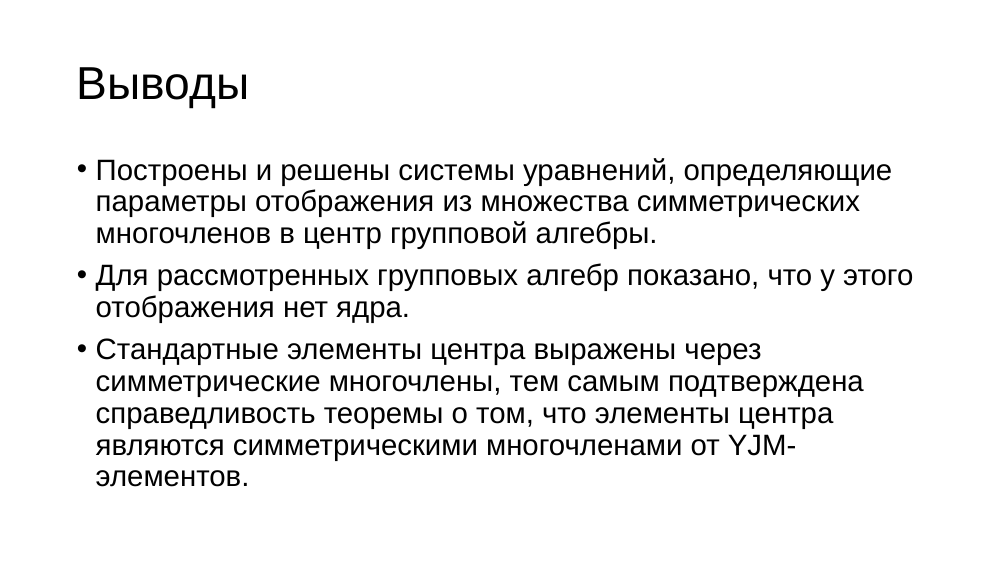
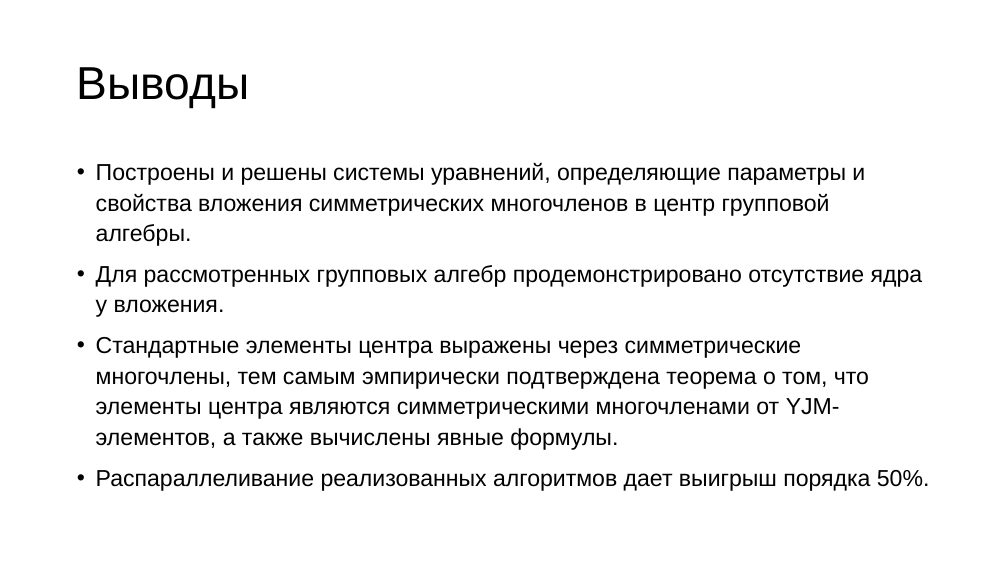
Before and after one commit to deathguard771/deathguard771, a slide deck: slide 19 of ПЗ/Sterlyagov_A_A.pptx (slide 12 before the commit). Drawn at 1008x567 pixels with LibreOffice and Linux fonts; fonts in the diff are those of the drawing. Boxes give left, top, right and bottom in pixels: in the first picture for what was removed or moved away, otherwise in the second. Text is boxed around its words. In the diff, an @@ line names an element or a change of style, - is before the commit and + after.

```diff
--- a/ПЗ/Sterlyagov_A_A.pptx
+++ b/ПЗ/Sterlyagov_A_A.pptx
@@ text at (x1=96, y1=163, x2=930, y2=491): text changed; size 28 to 22 pt @@
-• Построены и решены системы уравнений, определяющие параметры отображения из множества симметрических многочленов в центр групповой алгебры.
-• Для рассмотренных групповых алгебр показано, что у этого отображения нет ядра.
-• Стандартные элементы центра выражены через симметрические многочлены, тем самым подтверждена справедливость теоремы о том, что элементы центра являются симметрическими многочленами от YJM-элементов.
+• Построены и решены системы уравнений, определяющие параметры и свойства вложения симметрических многочленов в центр групповой алгебры.
+• Для рассмотренных групповых алгебр продемонстрировано отсутствие ядра у вложения.
+• Стандартные элементы центра выражены через симметрические многочлены, тем самым эмпирически подтверждена теорема о том, что элементы центра являются симметрическими многочленами от YJM-элементов, а также вычислены явные формулы.
+• Распараллеливание реализованных алгоритмов дает выигрыш порядка 50%.
```
Also in this commit, not shown: 7 other slides changed, 8 slides added, 1 slide removed, 7 other files.
